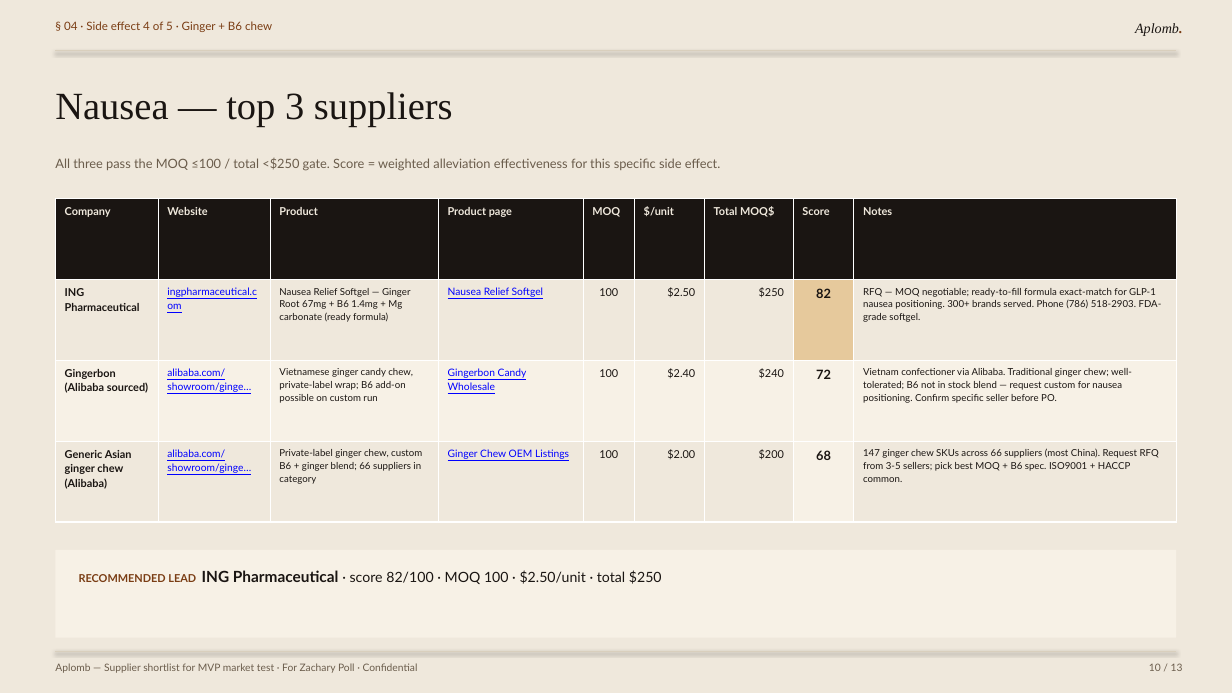
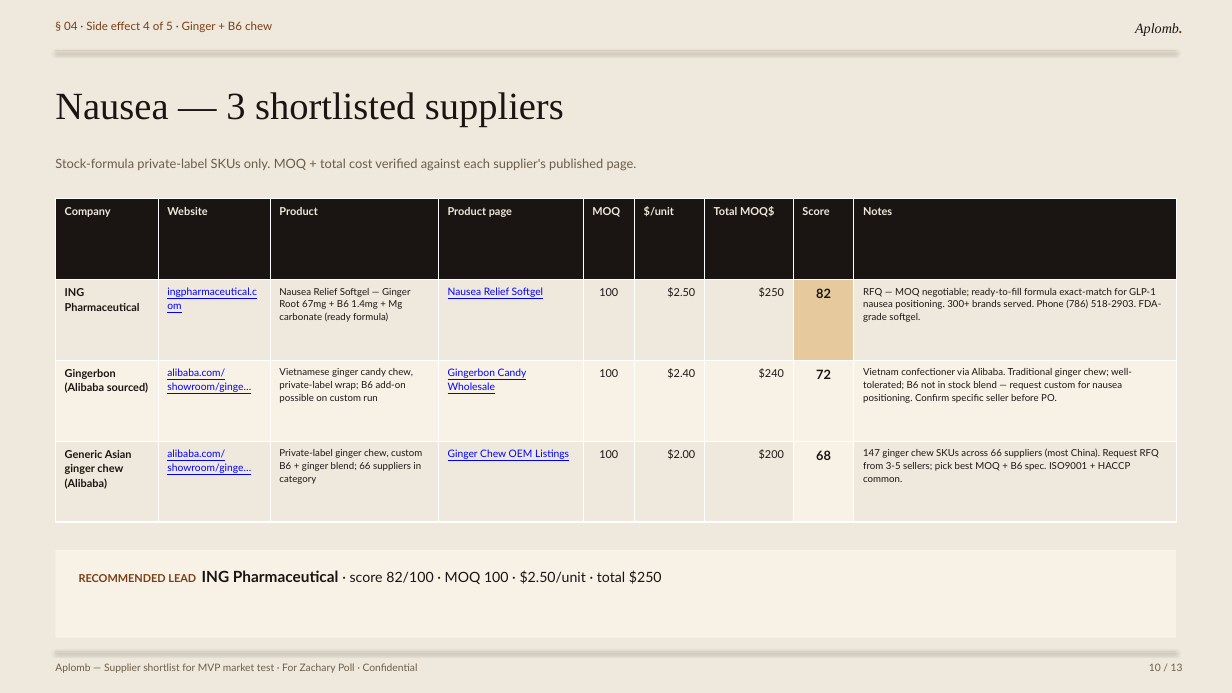
Before and after one commit to zacharybpoll-cmyk/aplomb-clinic, a slide deck: slide 10 of business documents/Aplomb_Supplier_Shortlist_v1.pptx. Drawn at 1232x693 pixels with LibreOffice and Linux fonts; fonts in the diff are those of the drawing. Boxes give left, top, right and bottom in pixels: in the first picture for what was removed or moved away, otherwise in the second. Text is boxed around its words. In the diff, an @@ line names an element or a change of style, - is before the commit and + after.

```diff
--- a/business documents/Aplomb_Supplier_Shortlist_v1.pptx
+++ b/business documents/Aplomb_Supplier_Shortlist_v1.pptx
@@ text at <box>55,92,564,127</box>: text changed @@
-Nausea — top 3 suppliers
+Nausea — 3 shortlisted suppliers
@@ text at <box>55,158,637,170</box>: text changed @@
-All three pass the MOQ ≤100 / total <$250 gate. Score = weighted alleviation effectiveness for this specific side effect.
+Stock-formula private-label SKUs only. MOQ + total cost verified against each supplier's published page.
```
Also in this commit, not shown: 6 other slides changed, 1 other file.
